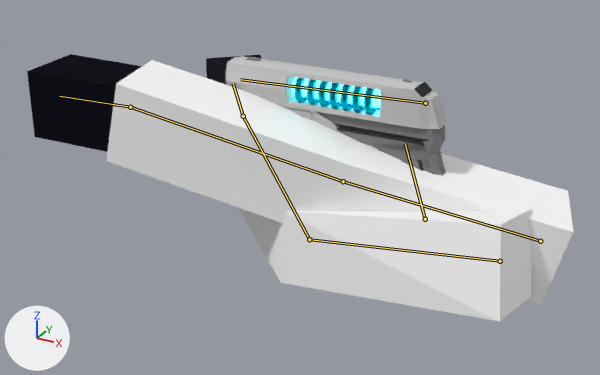
The Blender file Blender Files/Arms Walk.blend, before and after one commit.
One viewpoint serves both versions: a 50 mm lens placed at (17.83, -17.87, 15.59), pointed at (7.63, 0.67, 6.32). Lighting does not change. The marker at lower left points along +X, +Y and +Z. Both versions are drawn at frame 15 of the action 'ArmatureAction'; the numbers are the values there. The bones that bend it are drawn over the model as lines.
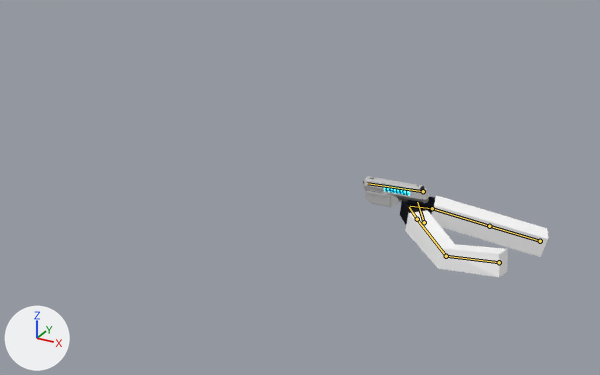
Location of each change, [x1, y1, x2, y2] in pixels of the pictures (600 x 375 px):
'Cube.001', posed (74% narrower, 75% shorter): before [27, 54, 573, 305]; after [406, 195, 548, 257]
'Cube', posed (67% narrower, 71% shorter): before [206, 55, 532, 322]; after [400, 200, 508, 277]
'Plane', posed: before [225, 56, 447, 176]; after [363, 176, 429, 207]
bone 'Bone', root to tip: before (500, 261) to (309, 239); after (499, 262) to (446, 256)
bone 'Bone.005', root to tip: before (309, 239) to (243, 116); after (446, 256) to (417, 219)
bone 'Bone.001', root to tip: before (540, 241) to (343, 181); after (540, 241) to (489, 226)
bone 'Bone.003', root to tip: before (343, 181) to (130, 107); after (489, 226) to (432, 208)
bone 'Bone.002', root to tip: before (130, 107) to (59, 96); after (432, 208) to (410, 206)
bone 'weapon', root to tip: before (425, 219) to (405, 143); after (424, 222) to (417, 202)

What the commit changed:
Bone 'Bone' (bone_bone) moves from (2.79, -7.16, -4.17) to (2.79, -7.16, -4.09).
Bone 'Bone' (bone_bone) is rescaled from (1.0, 1.0, 1.0) to (0.25, 0.25, 0.25).
Bone 'Bone.005' (bone_bone_005) turns from (-32, -22, -22) to (-32, -18, -21) degrees about its own x, y and z.
Bone 'Bone.001' (bone_bone_001) moves from (2.4, -7.57, 3.72) to (2.4, -7.57, 3.75).
Bone 'Bone.001' (bone_bone_001) is rescaled from (1.0, 1.0, 1.0) to (0.25, 0.25, 0.25).
Bone 'Bone.003' (bone_bone_003) moves from (0.0, 0.0, 0.0) to (0.11, 0.03, -0.08).
Bone 'Bone.003' (bone_bone_003) turns from (-1, 2, -2) to (1, 1, 0) degrees about its own x, y and z.
Bone 'Bone.002' (bone_bone_002) turns from (-11, 0, 15) to (-11, -5, 17) degrees about its own x, y and z.
Bone 'weapon' (bone_weapon) moves from (-0.52, 0.81, -8.57) to (-0.46, 0.74, -8.55).
Bone 'weapon' (bone_weapon) turns from (0, 0, 0) to (1, 0, -3) degrees about its own x, y and z.
Bone 'weapon' (bone_weapon) is rescaled from (1.0, 1.0, 1.0) to (0.34, 0.28, 0.28).
